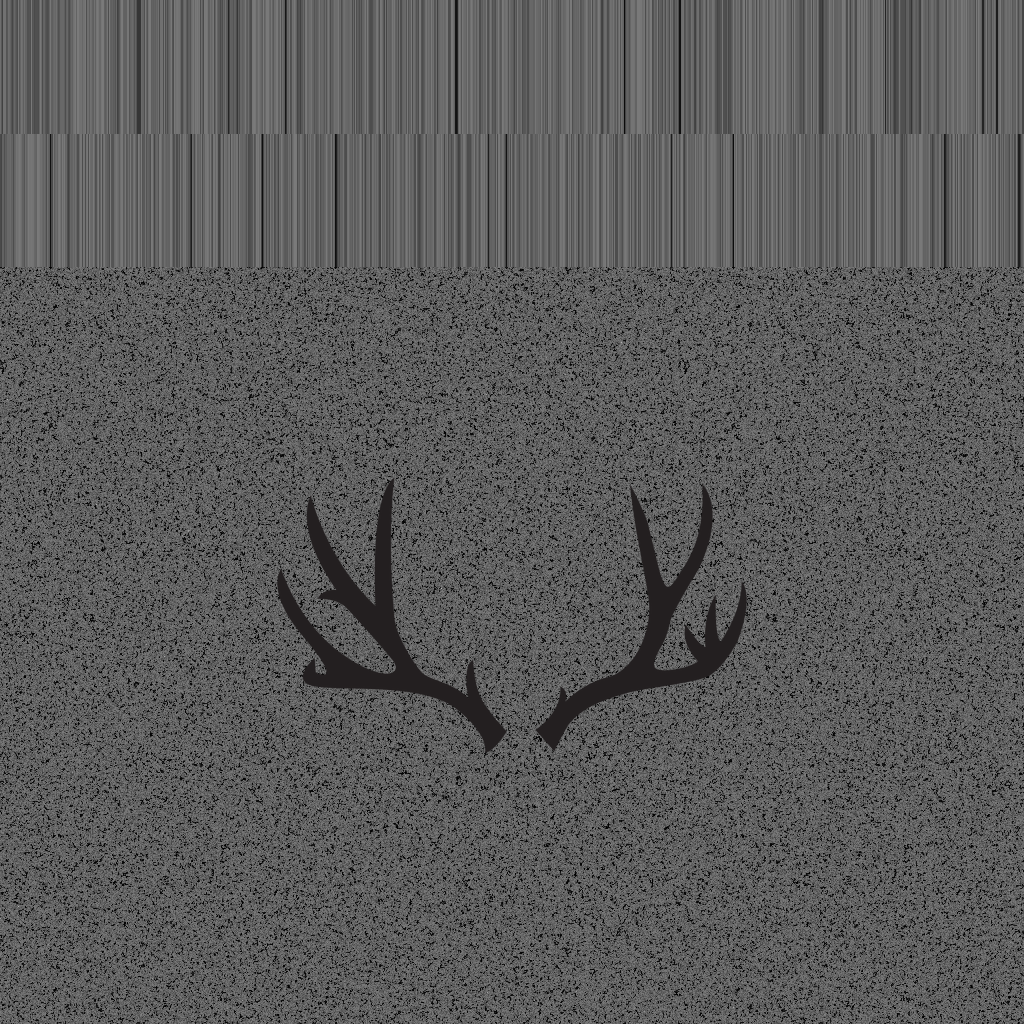
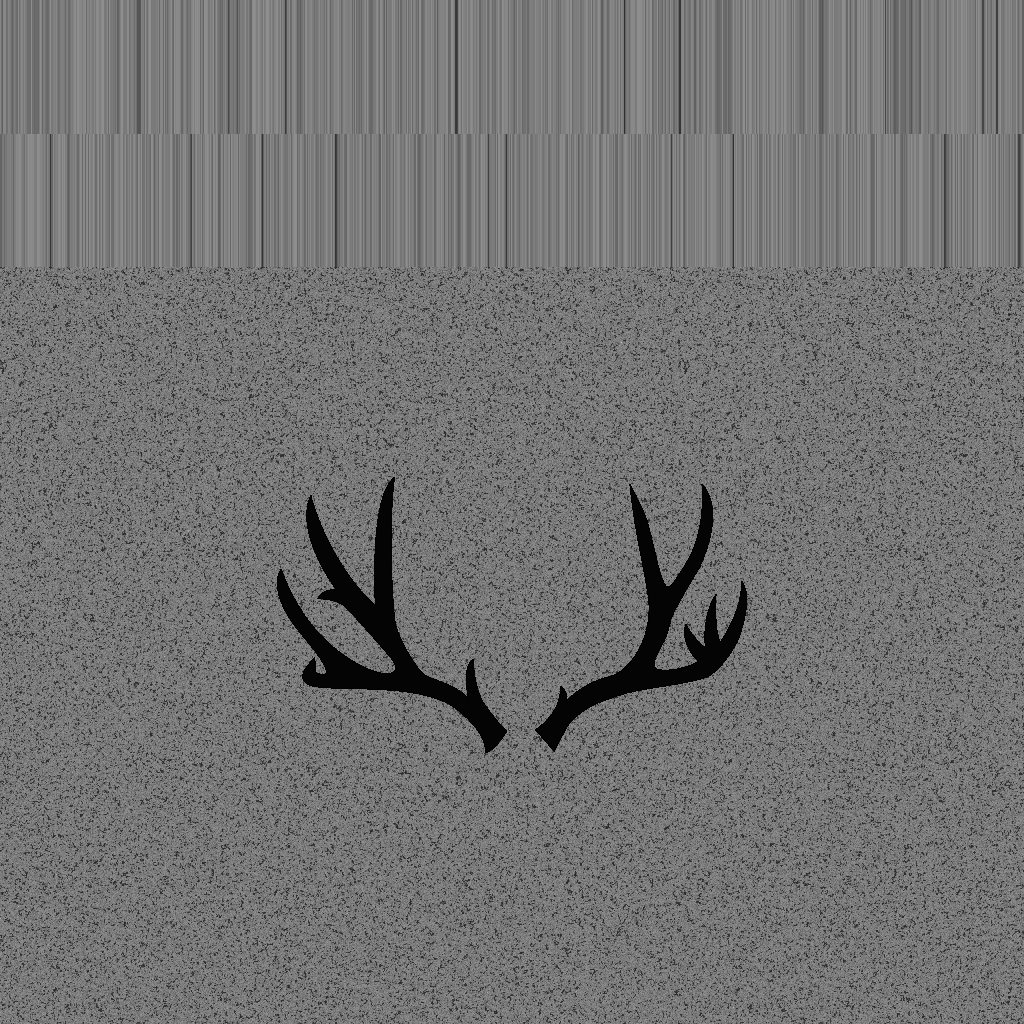
Layered file, before and after one edit (1024px x 1024px). Changes by layer:
painted on "7c88e6c4e3f812aed2266eabe0fa217d-antler-deer-silhouette-deer.webp" over <box>277,477,747,753</box>
"Screen_mat_albedo.png": blend normal → lighten, painted on it over <box>0,0,1024,1024</box>
